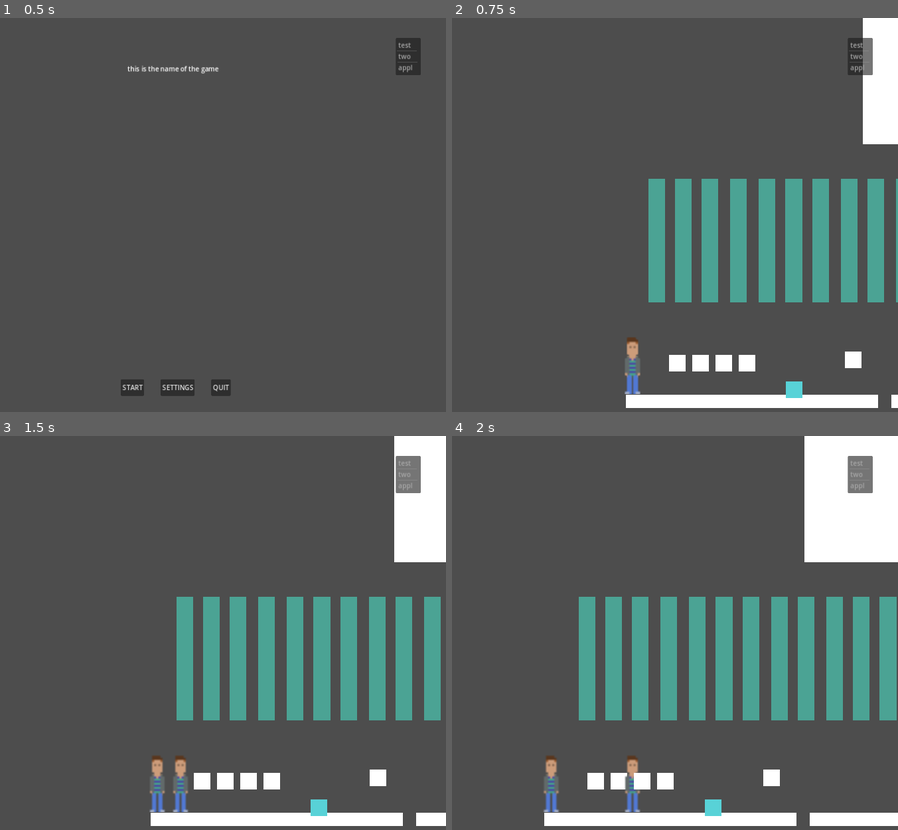
Above: before the commit, frames 1-4 (two rows, left to right).
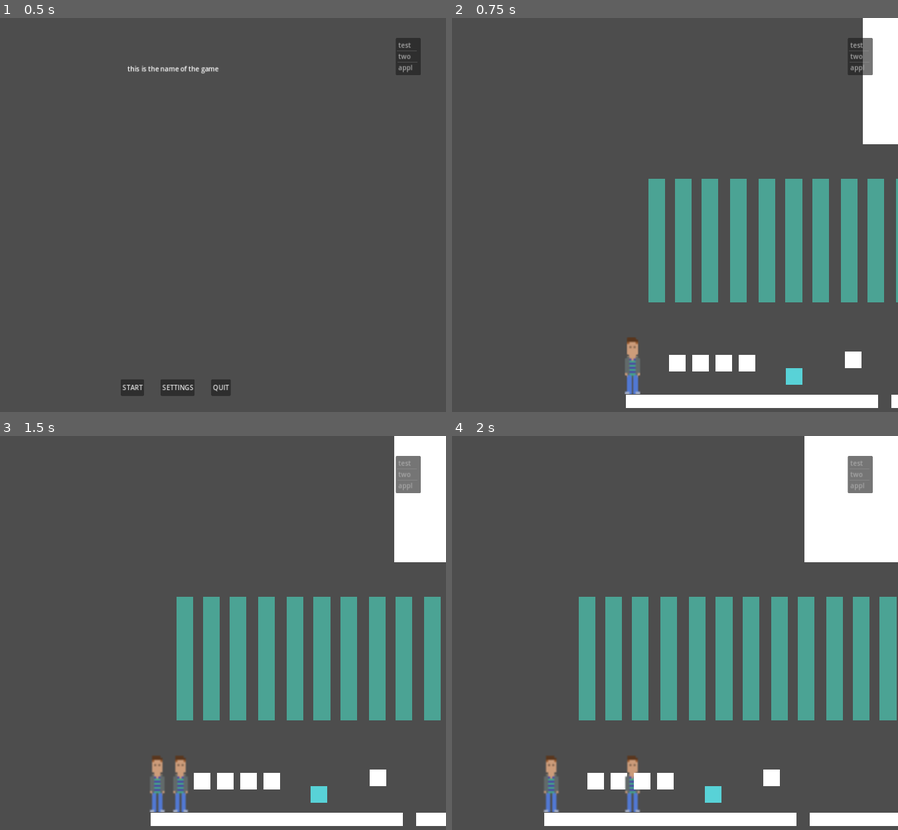
Above: after the commit, the same moments.

Repository: adamsocki/test_godot
Game: Godot game, scene res://game_manager.tscn
Two runs of this game, one before a commit and one after it. Both use one fixed random seed, a clock stepped at 60 frames per second and the inputs below.
Inputs (mouse positions are in pixels of both pictures, inside the frame that each line leads up to):
- Up to frame 1 (0.5 s): no input
- Up to frame 2 (0.75 s): click "START" at 0.5 s
- Up to frame 3 (1.5 s): tap Enter at 1.25 s; move the mouse to (298, 617) at 1.27 s; hold D (move_right) from 1.28 s (still down)
- Up to frame 4 (2 s): keep holding D (move_right)

Frame 1 is identical in both runs. In frame 2, 0.3% of the frame differs, in the area x 74-79%, y 88-97%; in frame 3, 0.3%; in frame 4, 0.3%.

Commit message:
key trigger

Diff:
--- a/game1_2D/Key.gd
+++ b/game1_2D/Key.gd
@@ -1,4 +1,30 @@
 # Key.gd
 extends "res://Entity.gd"
 
+
+var UI_Manager
+
+var pickup_label
+
+
+
 var key_code: String
+
+
+
+func _ready():
+	pickup_label = Label.new()
+	pickup_label.text = "Press X to pick up Key"
+	pickup_label.position = Vector2(400, 400)
+	pickup_label.visible = false
+	UI_Manager = get_node("/root/GameManager/UIManager/Camera_UI")
+	UI_Manager.add_child(pickup_label)
+
+
+func _on_interact_player_body_entered(body):
+	pickup_label.visible = true
+	print(key_code)
+
+
+func _on_interact_player_body_exited(body):
+	pickup_label.visible = false
--- a/game1_2D/interact_player.tscn
+++ b/game1_2D/interact_player.tscn
@@ -3,6 +3,7 @@
 [sub_resource type="RectangleShape2D" id="RectangleShape2D_vqn7m"]
 
 [node name="InteractPlayer" type="Area2D"]
+collision_layer = 2
 
 [node name="CollisionShape2D" type="CollisionShape2D" parent="."]
 position = Vector2(10, 10)
--- a/game1_2D/key.tscn
+++ b/game1_2D/key.tscn
@@ -13,3 +13,8 @@
 
 [node name="InteractPlayer" parent="." instance=ExtResource("2_iiysg")]
 scale = Vector2(2, 1.99704)
+
+[connection signal="area_entered" from="InteractPlayer" to="." method="_on_interact_player_area_entered"]
+[connection signal="area_exited" from="InteractPlayer" to="." method="_on_interact_player_area_exited"]
+[connection signal="body_entered" from="InteractPlayer" to="." method="_on_interact_player_body_entered"]
+[connection signal="body_exited" from="InteractPlayer" to="." method="_on_interact_player_body_exited"]
--- a/game1_2D/levels/level_1.tscn
+++ b/game1_2D/levels/level_1.tscn
@@ -343,4 +343,4 @@
 offset_bottom = 464.0
 
 [node name="Key" parent="." instance=ExtResource("4_nypv0")]
-position = Vector2(546, 488)
+position = Vector2(546, 456)
